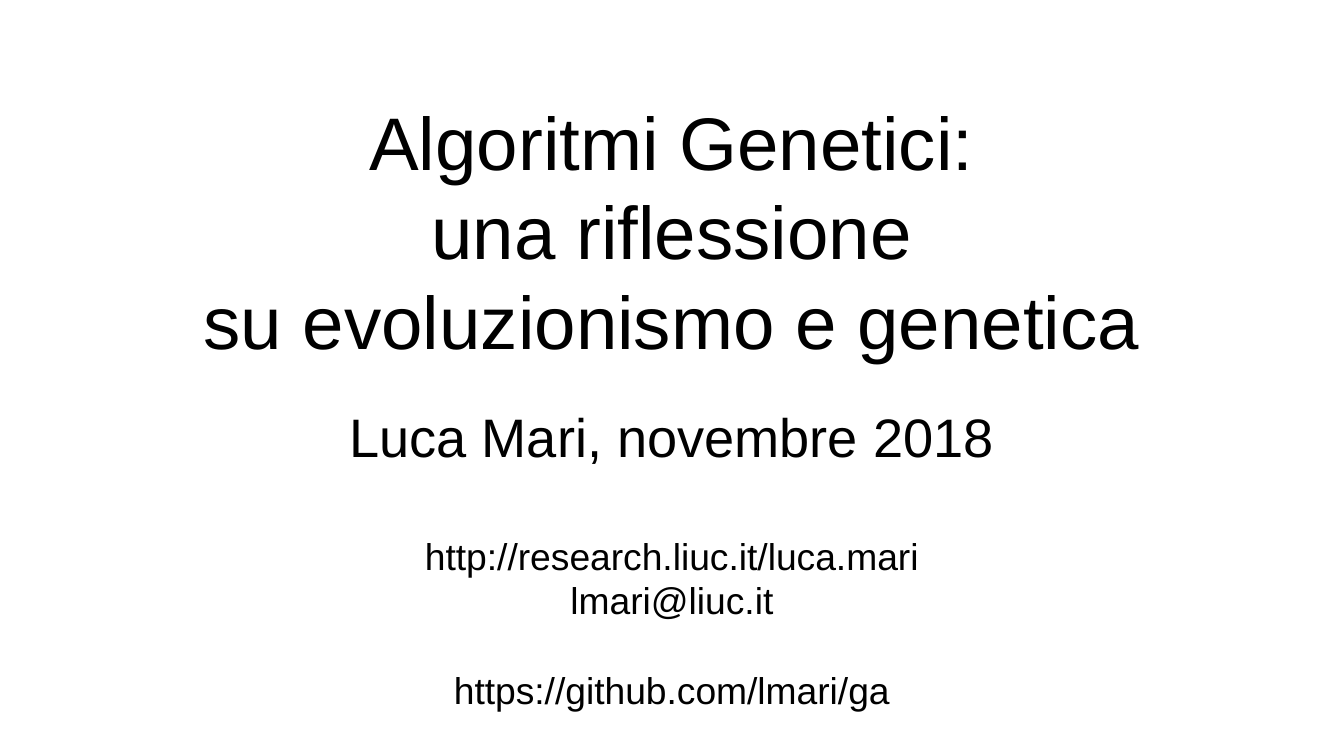
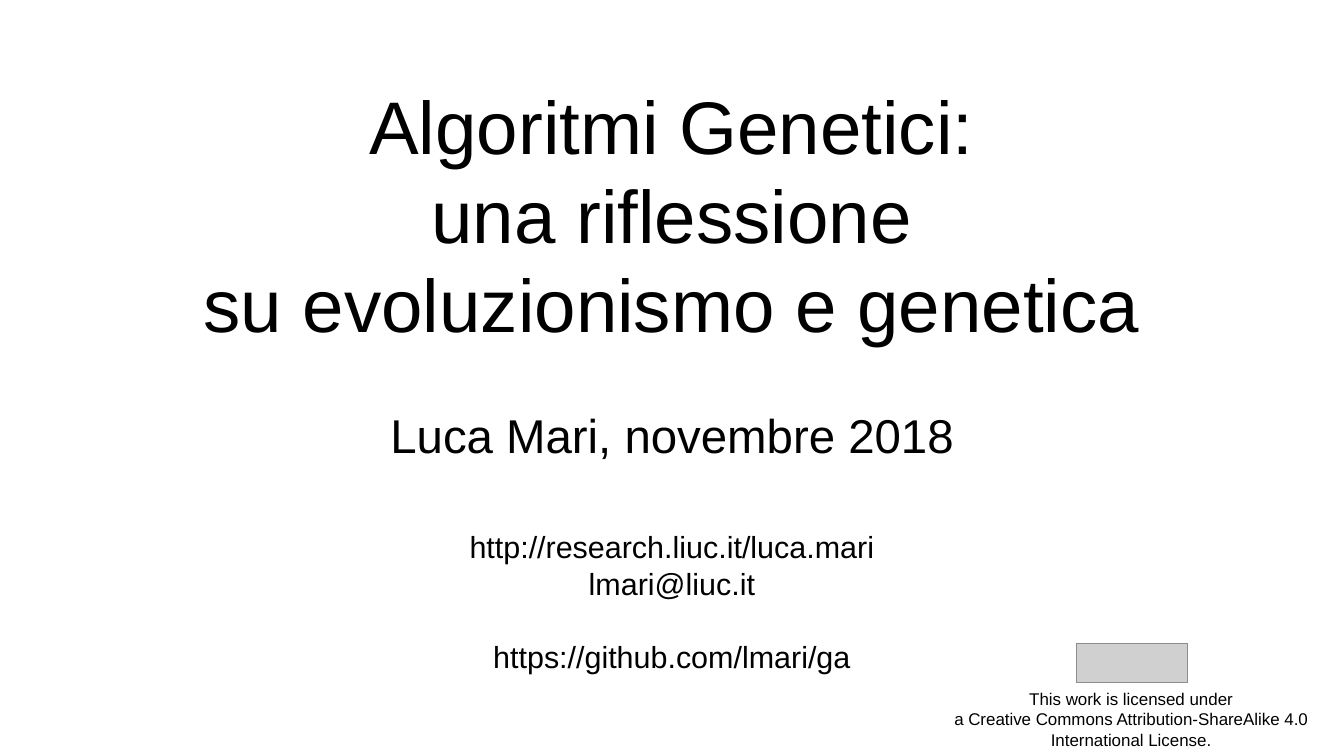
Before and after one commit to lmari/PolyGA, a slide deck: slide 1 of GA.odp. Drawn at 1344x756 pixels with LibreOffice and Linux fonts; fonts in the diff are those of the drawing; grey boxes stand for pictures. Boxes give left, top, right and bottom in pixels: in the first picture for what was removed or moved away, otherwise in the second. Text is boxed around its words. In the diff, an @@ line names an element or a change of style, - is before the commit and + after.

Commit message:
Added CC license to slides.

```diff
--- a/GA.odp
+++ b/GA.odp
@@ title "Algoritmi Genetici: una riflessione su ...": place and size @@
-title "Algoritmi Genetici: una riflessione su ..." at [204,116,1139,363]
+title "Algoritmi Genetici: una riflessione su ..." at [204,100,1139,346]
@@ subtitle "Luca Mari, novembre 2018" at [390,418,953,674]: size 32 to 28 pt in "Luca Mari, novembre 2018"; size 22 to 18 pt in "http://research.liuc.it/luca.mari", "lmari@liuc.it", "https://github.com/lmari/ga" @@
@@ picture added at [1077,644,1189,683] @@
@@ text added at [954,692,1307,746], 10 pt, text #000000 @@
+This work is licensed under
+a Creative Commons Attribution-ShareAlike 4.0
+International License.
```
Also in this commit, not shown: 1 other file.
